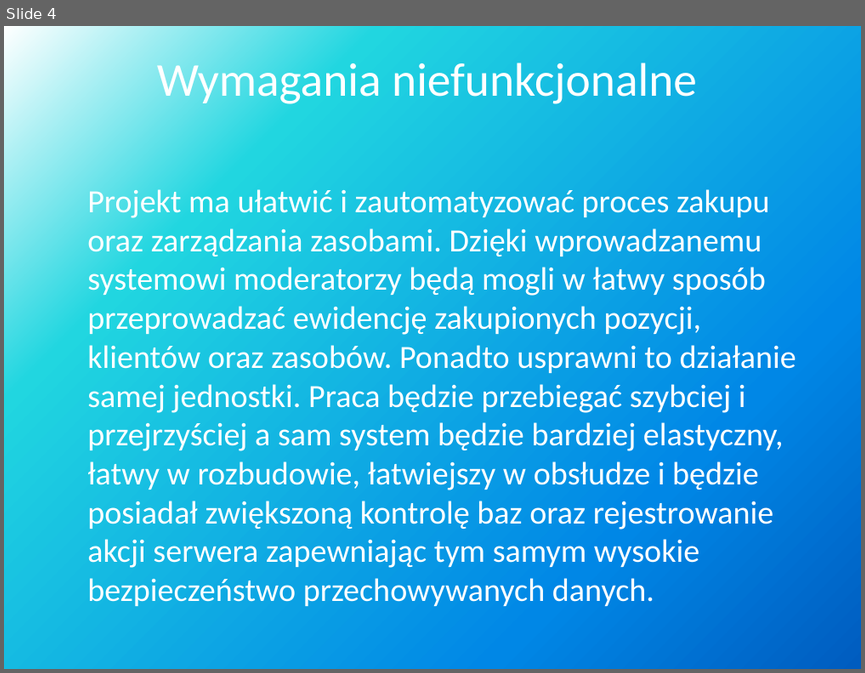
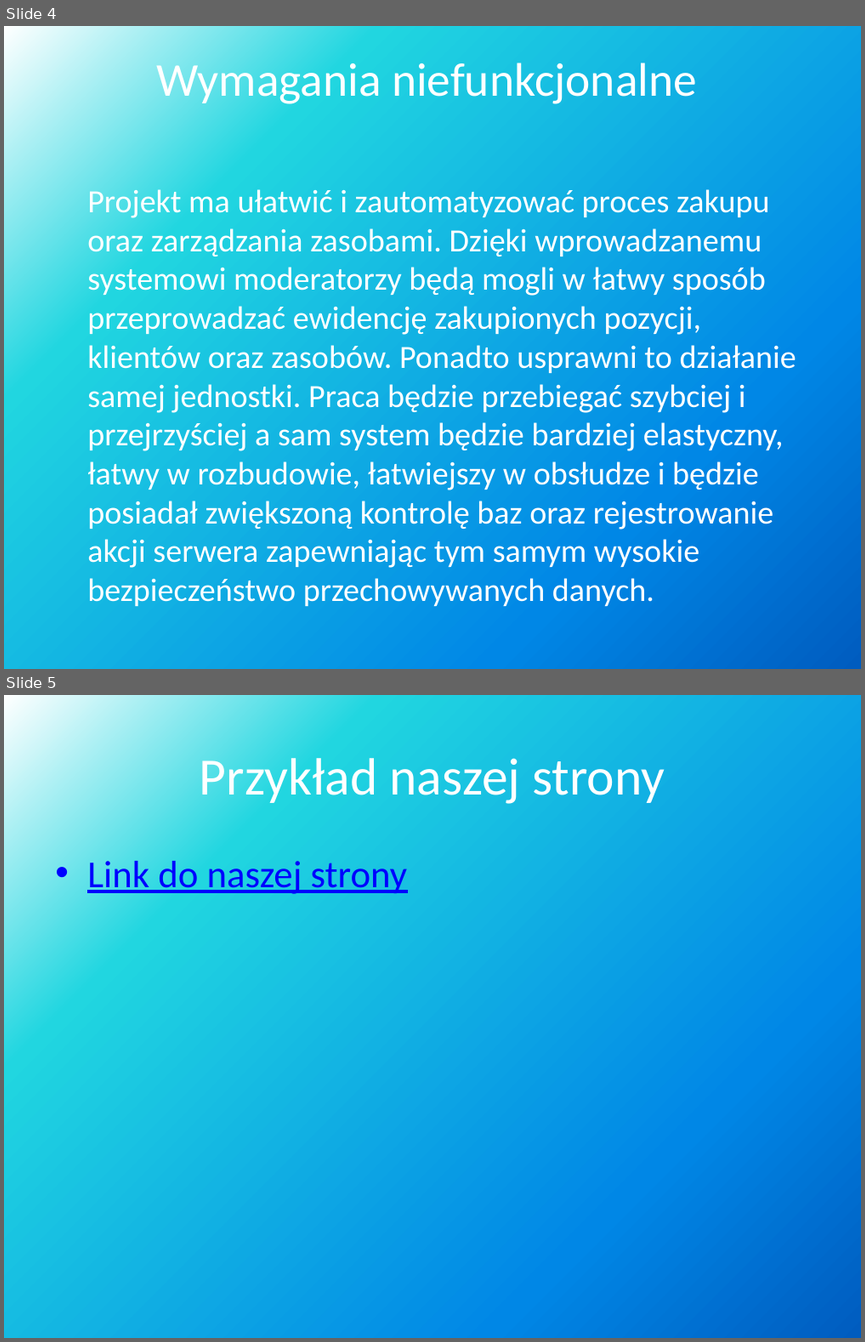
Before and after one commit to BKS-project/shop, a slide deck: Inżyniera-Oprogramowania-kopia 2.pptx. Shown one above the other, each under a label of ours: slide 4 before the commit, slides 4 and 5 after it. The pictures are 865x673 and 865x1342 pixels, drawn with LibreOffice and Linux fonts; fonts in the diff are those of the drawing. Boxes give left, top, right and bottom in pixels: in the first picture for what was removed or moved away, otherwise in the second. Text is boxed around its words. In the diff, an @@ line names an element or a change of style, - is before the commit and + after.

Commit message:
Aktualizacja prezentacji

```diff
--- a/Inżyniera-Oprogramowania-kopia 2.pptx
+++ b/Inżyniera-Oprogramowania-kopia 2.pptx
@@ slide 5 added at <box>4,695,861,1338</box>, background gradient #FFFFFF to #21D6E0 to #0087E6 to #005CBF @@
@@ title added at <box>200,751,664,804</box>, 44 pt, text #FFFFFF @@
+Przykład naszej strony
@@ text added at <box>87,861,408,894</box>, 32 pt, text #0000FF, underline @@
+• Link do naszej strony
```
